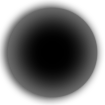
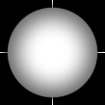
Before/after of a 105 × 105 layered artwork. What changed in the layer stack:
painted on "Layer 1" over (0, 52, 53, 105)
showed "Background" over (0, 0, 105, 105)
